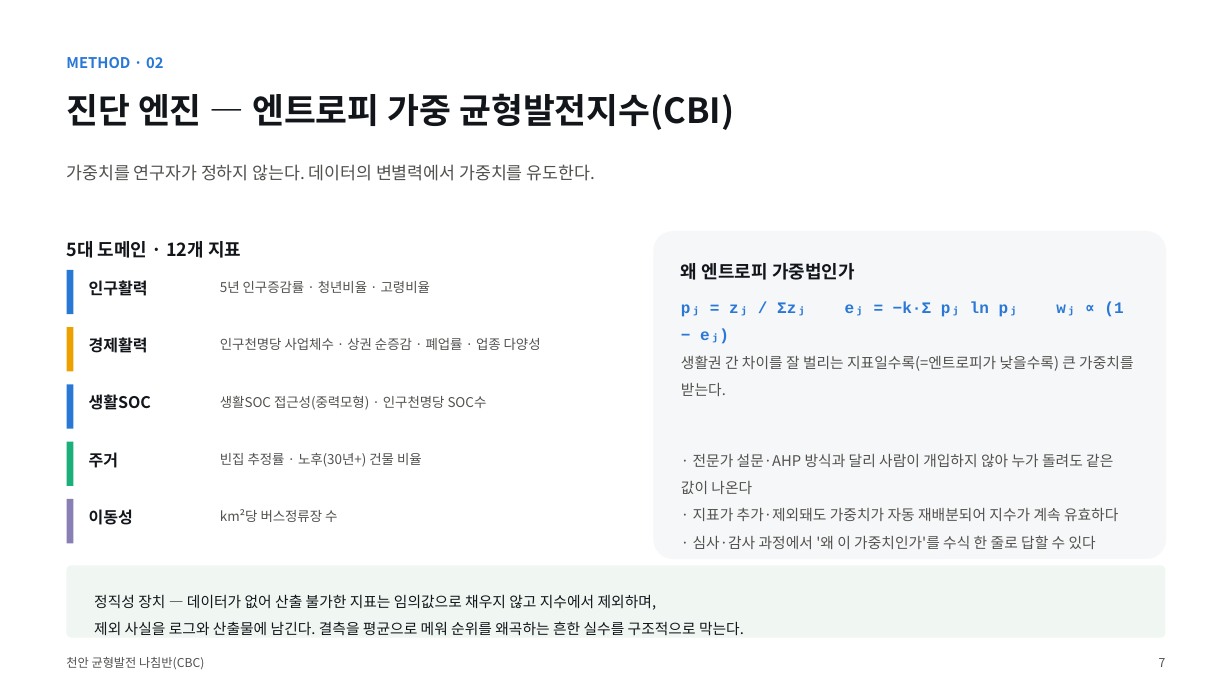
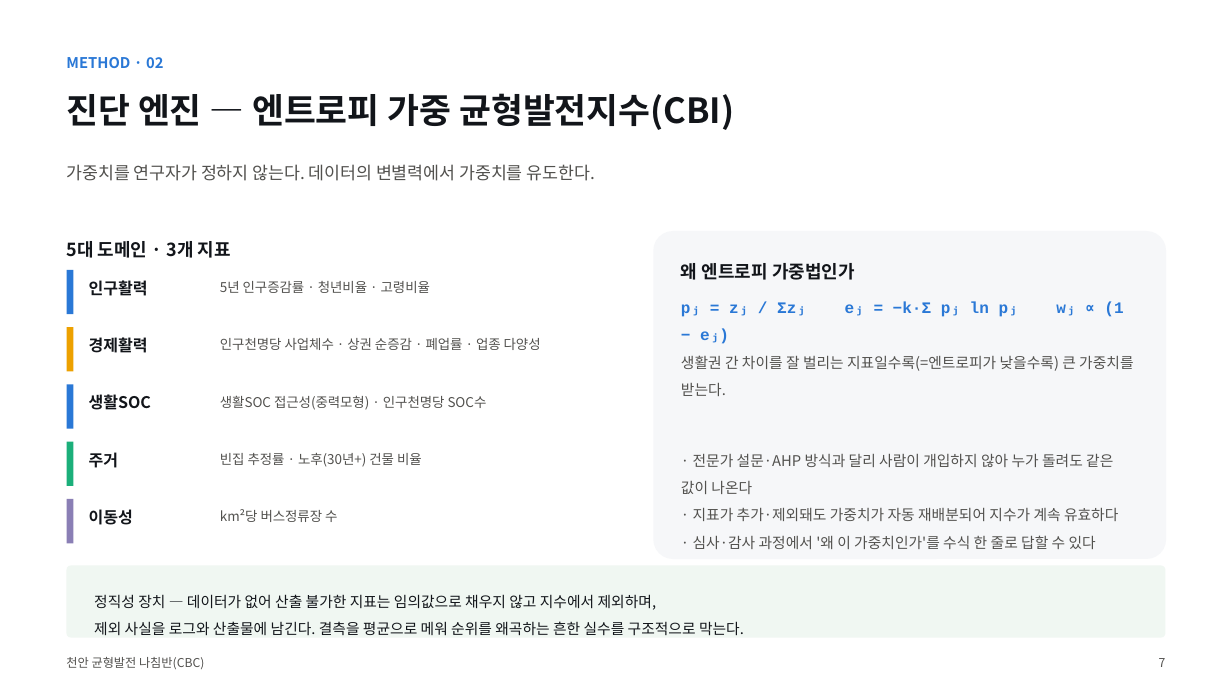
Before and after one commit to BioCode67/2026-AI-, a slide deck: slide 8 of deliverables/기획서_천안균형발전나침반_CBC.pptx. Drawn at 1232x693 pixels with LibreOffice and Linux fonts; fonts in the diff are those of the drawing. Boxes give left, top, right and bottom in pixels: in the first picture for what was removed or moved away, otherwise in the second. Text is boxed around its words. In the diff, an @@ line names an element or a change of style, - is before the commit and + after.

```diff
--- a/deliverables/기획서_천안균형발전나침반_CBC.pptx
+++ b/deliverables/기획서_천안균형발전나침반_CBC.pptx
@@ text at box(66, 241, 231, 258): text changed @@
-5대 도메인 · 12개 지표
+5대 도메인 · 3개 지표
```
Also in this commit, not shown: 15 other slides changed, 1 slide added, 2 slides removed, 24 other files.
